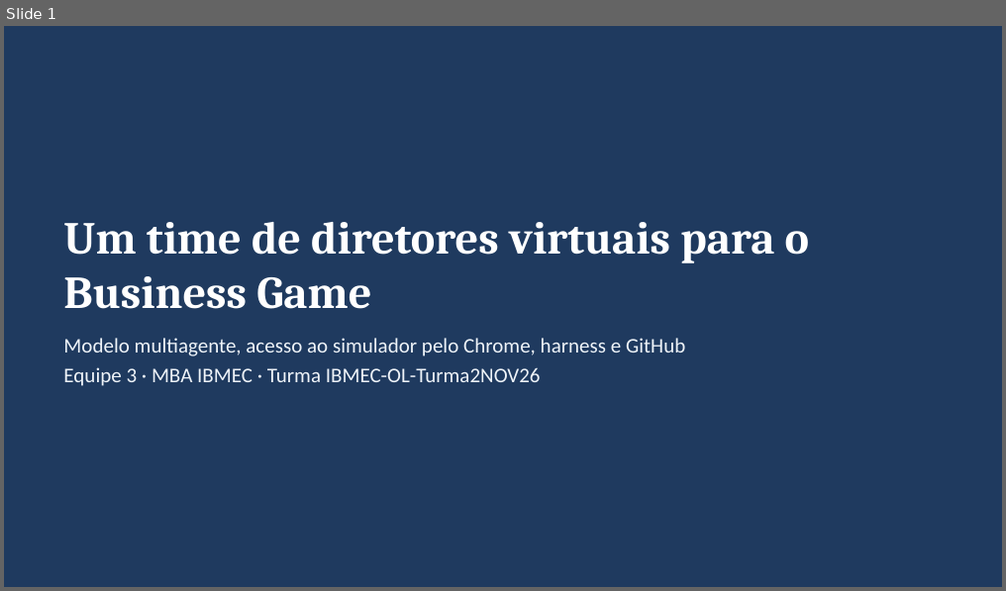
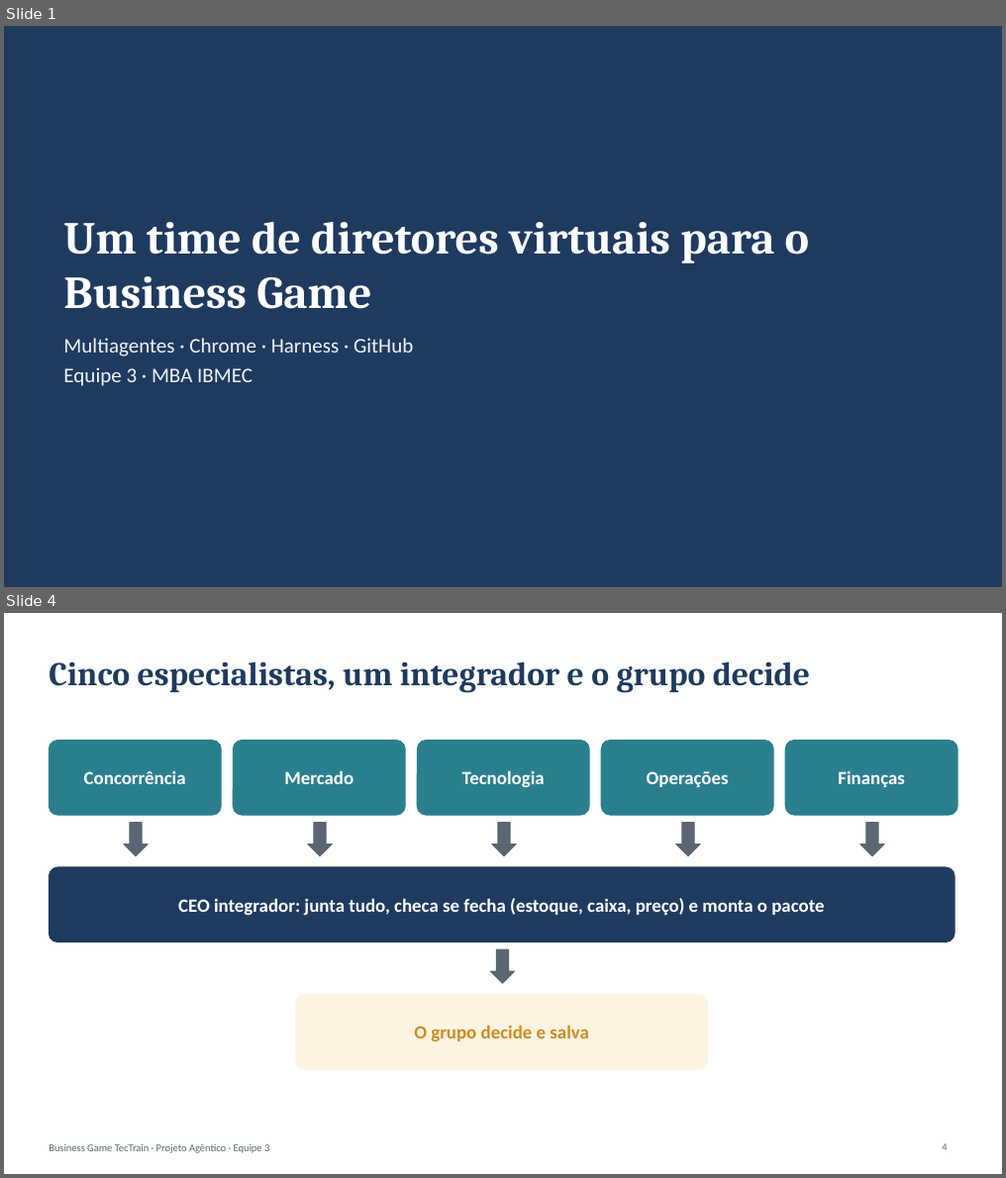
Before and after one commit to katiafrancoso/mba-business-game, a slide deck: entregaveis/Projeto_Agentico_Business_Game_Equipe3.pptx. Shown one above the other, each under a label of ours: slide 1 before the commit, slides 1 and 4 after it; the slides between them are not shown. The pictures are 1006x591 and 1006x1178 pixels, drawn with LibreOffice and Linux fonts; fonts in the diff are those of the drawing. Boxes give left, top, right and bottom in pixels: in the first picture for what was removed or moved away, otherwise in the second. Text is boxed around its words. In the diff, an @@ line names an element or a change of style, - is before the commit and + after.

```diff
--- a/entregaveis/Projeto_Agentico_Business_Game_Equipe3.pptx
+++ b/entregaveis/Projeto_Agentico_Business_Game_Equipe3.pptx
@@ slide 4 added at bbox=[4, 613, 1002, 1174], background #FFFFFF @@
@@ title added at bbox=[49, 662, 810, 693], 32 pt, text #1F3A5F, bold @@
+Cinco especialistas, um integrador e o grupo decide
@@ rounded rectangle added at bbox=[49, 741, 221, 815], fill #2A7F8E, outline #2A7F8E 1 pt @@
@@ rounded rectangle added at bbox=[233, 741, 405, 815], fill #2A7F8E, outline #2A7F8E 1 pt @@
@@ rounded rectangle added at bbox=[417, 741, 589, 815], fill #2A7F8E, outline #2A7F8E 1 pt @@
@@ rounded rectangle added at bbox=[601, 741, 773, 815], fill #2A7F8E, outline #2A7F8E 1 pt @@
@@ rounded rectangle added at bbox=[785, 741, 957, 815], fill #2A7F8E, outline #2A7F8E 1 pt @@
@@ text added at bbox=[84, 771, 186, 784], 18 pt, text #FFFFFF, bold @@
+Concorrência
@@ text added at bbox=[284, 770, 353, 784], 18 pt, text #FFFFFF, bold @@
+Mercado
@@ text added at bbox=[462, 770, 545, 787], 18 pt, text #FFFFFF, bold @@
+Tecnologia
@@ text added at bbox=[647, 771, 729, 787], 18 pt, text #FFFFFF, bold @@
+Operações
@@ text added at bbox=[838, 770, 905, 787], 18 pt, text #FFFFFF, bold @@
+Finanças
@@ down arrow added at bbox=[124, 823, 148, 857], fill #5A6672, outline #5A6672 1 pt @@
@@ down arrow added at bbox=[308, 823, 332, 857], fill #5A6672, outline #5A6672 1 pt @@
@@ down arrow added at bbox=[492, 823, 516, 857], fill #5A6672, outline #5A6672 1 pt @@
@@ down arrow added at bbox=[676, 823, 700, 857], fill #5A6672, outline #5A6672 1 pt @@
@@ down arrow added at bbox=[860, 823, 884, 857], fill #5A6672, outline #5A6672 1 pt @@
@@ rounded rectangle added at bbox=[49, 867, 954, 943], fill #1F3A5F, outline #1F3A5F 1 pt @@
@@ text added at bbox=[178, 898, 824, 915], 18 pt, text #FFFFFF, bold @@
+CEO integrador: junta tudo, checa se fecha (estoque, caixa, preço) e monta o pacote
@@ down arrow added at bbox=[491, 950, 515, 983], fill #5A6672, outline #5A6672 1 pt @@
@@ rounded rectangle added at bbox=[296, 995, 708, 1069], fill #FDF3E1, outline #FDF3E1 1 pt @@
@@ text added at bbox=[414, 1025, 588, 1042], 18 pt, text #D08C1F, bold @@
+O grupo decide e salva
@@ text added at bbox=[49, 1145, 269, 1154], 10 pt, text #5A6672 @@
+Business Game TecTrain · Projeto Agêntico · Equipe 3
@@ page number added at bbox=[942, 1144, 946, 1151], 10 pt, text #5A6672 @@
+4
@@ slide 1 changed as well @@
@@ text at bbox=[63, 338, 413, 386]: text changed @@
-Modelo multiagente, acesso ao simulador pelo Chrome, harness e GitHub
-Equipe 3 · MBA IBMEC · Turma IBMEC-OL-Turma2NOV26
+Multiagentes · Chrome · Harness · GitHub
+Equipe 3 · MBA IBMEC
```
Also in this commit, not shown: 3 other slides changed, 1 other slide added, 8 slides removed, 3 other files.
